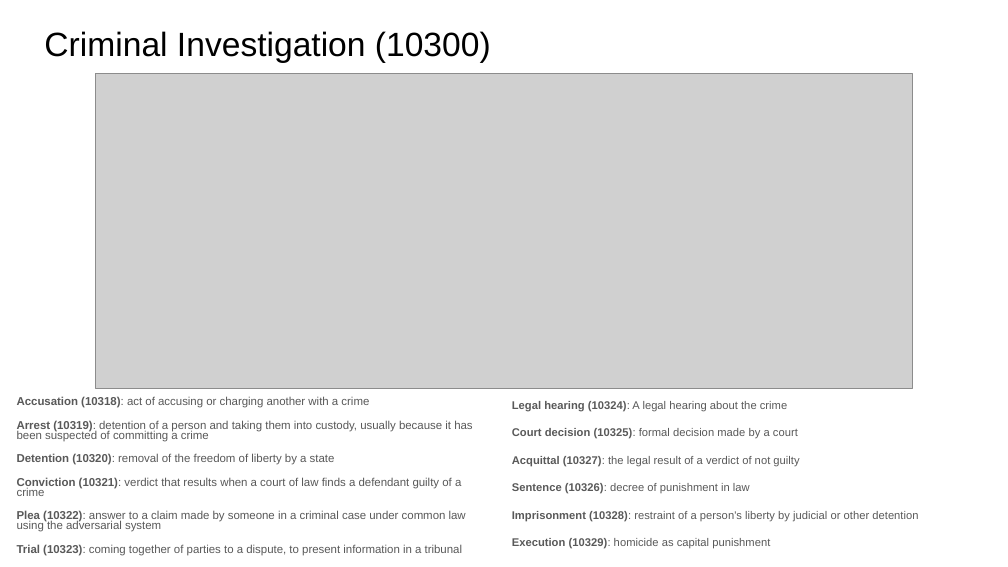
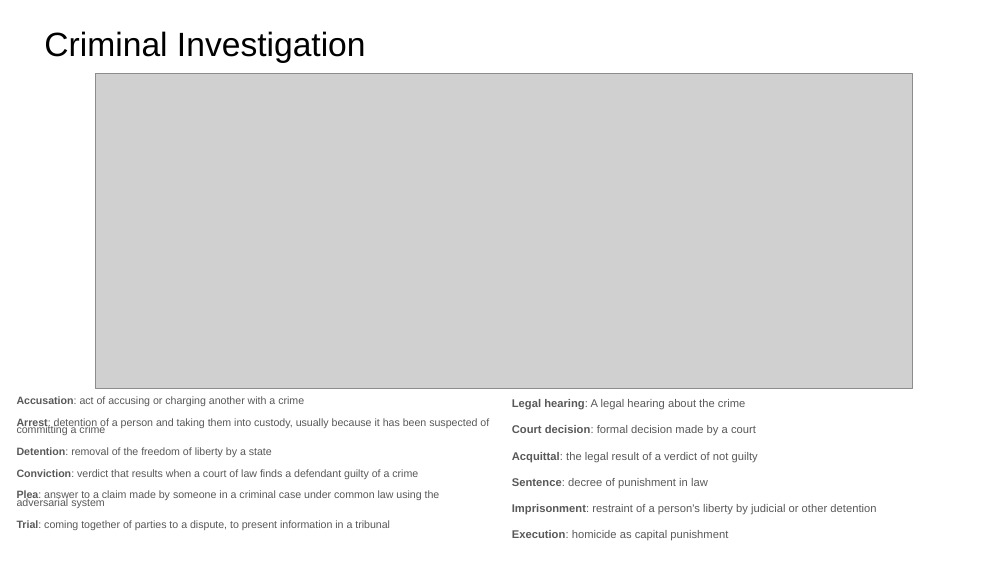
Before and after one commit to RESIN-KAIROS/schemalib, a slide deck: slide 7 of hrf/mass_shooting.pptx. Drawn at 1008x567 pixels with LibreOffice and Linux fonts; fonts in the diff are those of the drawing; grey boxes stand for pictures. Boxes give left, top, right and bottom in pixels: in the first picture for what was removed or moved away, otherwise in the second. Text is boxed around its words. In the diff, an @@ line names an element or a change of style, - is before the commit and + after.

```diff
--- a/hrf/mass_shooting.pptx
+++ b/hrf/mass_shooting.pptx
@@ title at box(44, 31, 366, 63): text changed @@
-Criminal Investigation (10300)
+Criminal Investigation
@@ text at box(17, 396, 489, 530): text changed; size 8.2 to 7.6 pt @@
-Accusation (10318): act of accusing or charging another with a crime
-Arrest (10319): detention of a person and taking them into custody, usually because it has been suspected of committing a crime
-Detention (10320): removal of the freedom of liberty by a state
-Conviction (10321): verdict that results when a court of law finds a defendant guilty of a crime
-Plea (10322): answer to a claim made by someone in a criminal case under common law using the adversarial system
-Trial (10323): coming together of parties to a dispute, to present information in a tribunal
+Accusation: act of accusing or charging another with a crime
+Arrest: detention of a person and taking them into custody, usually because it has been suspected of committing a crime
+Detention: removal of the freedom of liberty by a state
+Conviction: verdict that results when a court of law finds a defendant guilty of a crime
+Plea: answer to a claim made by someone in a criminal case under common law using the adversarial system
+Trial: coming together of parties to a dispute, to present information in a tribunal
@@ text at box(512, 399, 876, 540): text changed @@
-Legal hearing (10324): A legal hearing about the crime
-Court decision (10325): formal decision made by a court
-Acquittal (10327): the legal result of a verdict of not guilty
-Sentence (10326): decree of punishment in law
-Imprisonment (10328): restraint of a person's liberty by judicial or other detention
-Execution (10329): homicide as capital punishment
+Legal hearing: A legal hearing about the crime
+Court decision: formal decision made by a court
+Acquittal: the legal result of a verdict of not guilty
+Sentence: decree of punishment in law
+Imprisonment: restraint of a person's liberty by judicial or other detention
+Execution: homicide as capital punishment
```
Also in this commit, not shown: 5 other slides changed, 2 other files.
